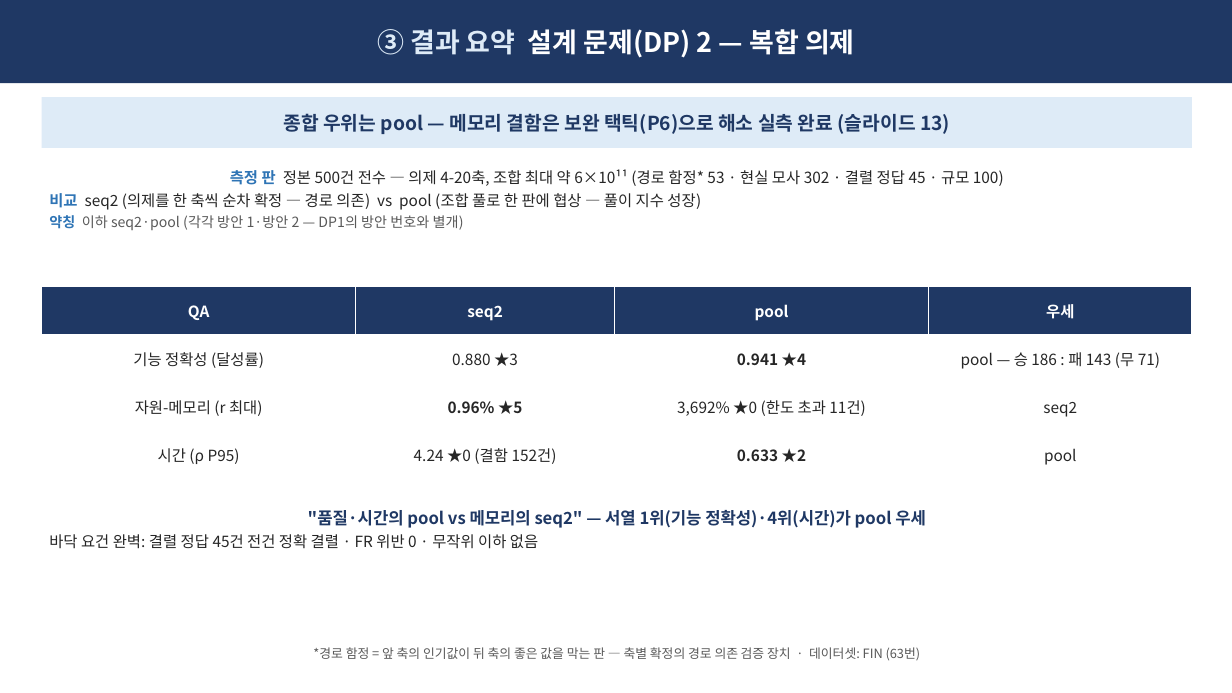
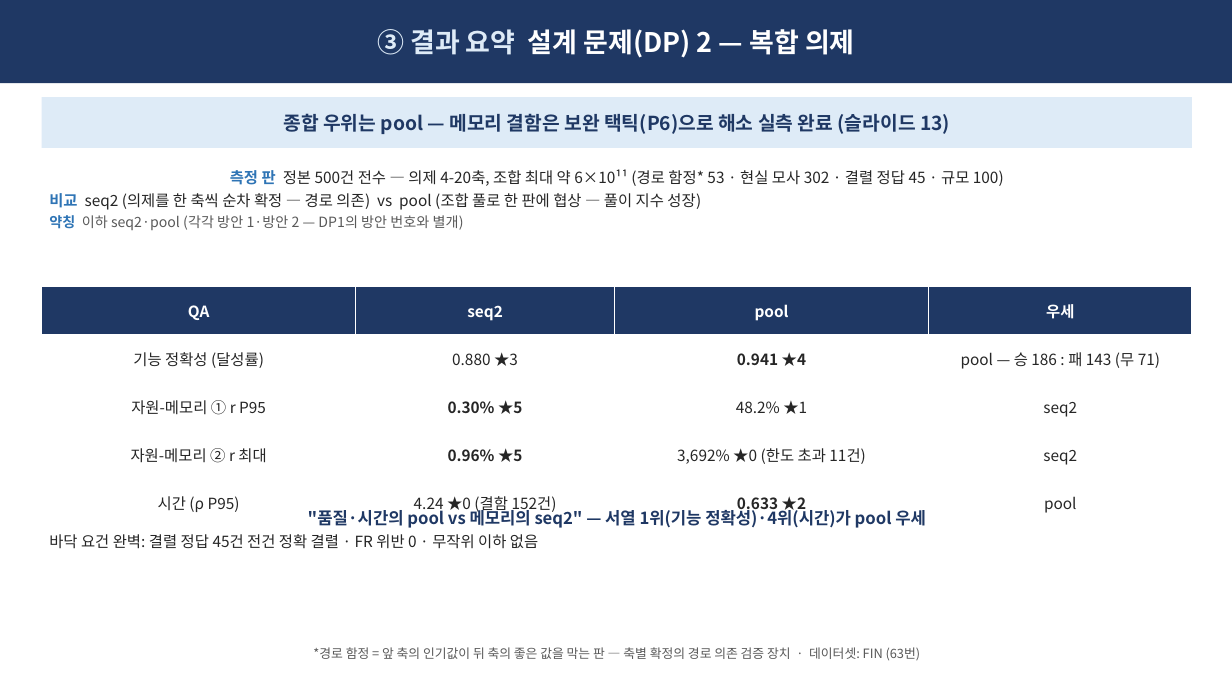
Before and after one commit to Sunwoo-Nam/architect-teamproject, a slide deck: slide 11 of docs/changbae/65-QA-종합-임원보고.pptx. Drawn at 1232x693 pixels with LibreOffice and Linux fonts; fonts in the diff are those of the drawing. Boxes give left, top, right and bottom in pixels: in the first picture for what was removed or moved away, otherwise in the second. Text is boxed around its words. In the diff, an @@ line names an element or a change of style, - is before the commit and + after.

```diff
--- a/docs/changbae/65-QA-종합-임원보고.pptx
+++ b/docs/changbae/65-QA-종합-임원보고.pptx
@@ table at (42,287,1192,527) @@
-row 3: 자원-메모리 (r 최대) | 0.96% ★5 | 3,692% ★0 (한도 초과 11건) | seq2
+row 3: 자원-메모리 ① r P95 | 0.30% ★5 | 48.2% ★1 | seq2
+row 4: 자원-메모리 ② r 최대 | 0.96% ★5 | 3,692% ★0 (한도 초과 11건) | seq2
```
Also in this commit, not shown: 4 other slides changed, 10 other files.
